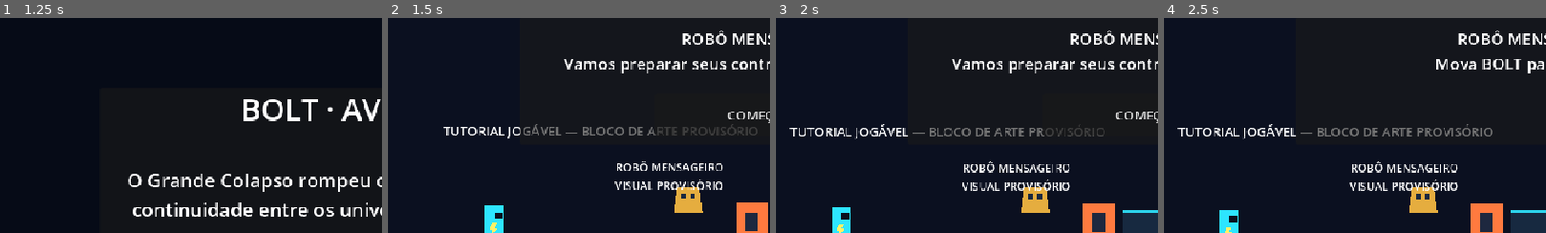
Above: before the commit, frames 1-4 (left to right).
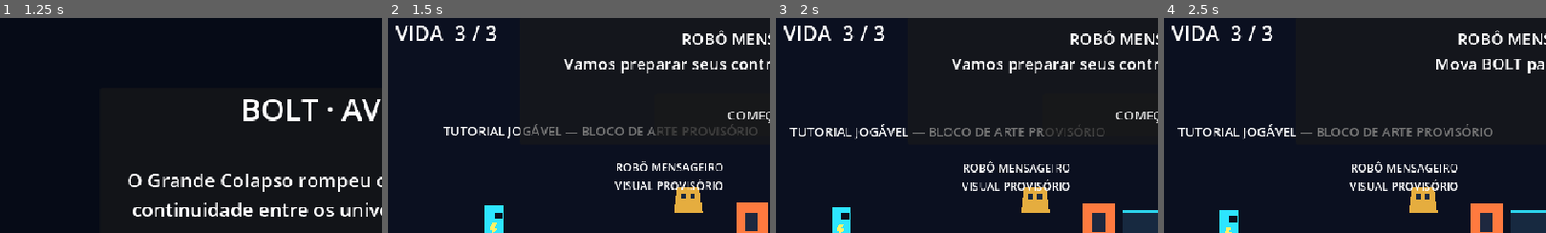
Above: after the commit, the same moments.

Repository: jyanzy19-yml/new-bolt-aventura
Game: Godot game, scene res://scenes/boot/boot.tscn
The game is run twice, just before and just after one commit, with the same random seed, the same clock (stepped at 60 frames per second) and the same inputs.
Inputs:
- Up to frame 1 (1.25 s): click "NOVA JORNADA" at 0.5 s
- Up to frame 2 (1.5 s): click "PULAR" at 1.25 s
- Up to frame 3 (2 s): no input
- Up to frame 4 (2.5 s): click "COMEÇAR" at 2 s
The pictures show only the part of the screen within x 2-52%, y 4-54%; the shares and areas given below are measured in that part.

Frame 1 is identical in both runs. In frame 2, 0.7% of the frame differs, in the area x 2-29%, y 3-11%; in frame 3, 0.7%; in frame 4, 0.7%.
Error before the commit: Invalid assignment of property or key 'text' with value of type 'String' on a base object of type 'null instance'. (res://scripts/ui/hud.gd:78)

Commit message:
feat: integrate hud.tscn

Diff:
--- a/scenes/ui/hud.tscn
+++ b/scenes/ui/hud.tscn
@@ -22,6 +22,16 @@
 [node name="Layout" type="Control" parent="Safe"]
 layout_mode = 2
 mouse_filter = 2
+
+[node name="HealthLabel" type="Label" parent="Safe/Layout"]
+unique_name_in_owner = true
+layout_mode = 0
+offset_left = 24.0
+offset_top = 20.0
+offset_right = 260.0
+offset_bottom = 64.0
+theme_override_font_sizes/font_size = 26
+text = "VIDA  3 / 3"
 
 [node name="TouchControls" type="Control" parent="Safe/Layout"]
 unique_name_in_owner = true
